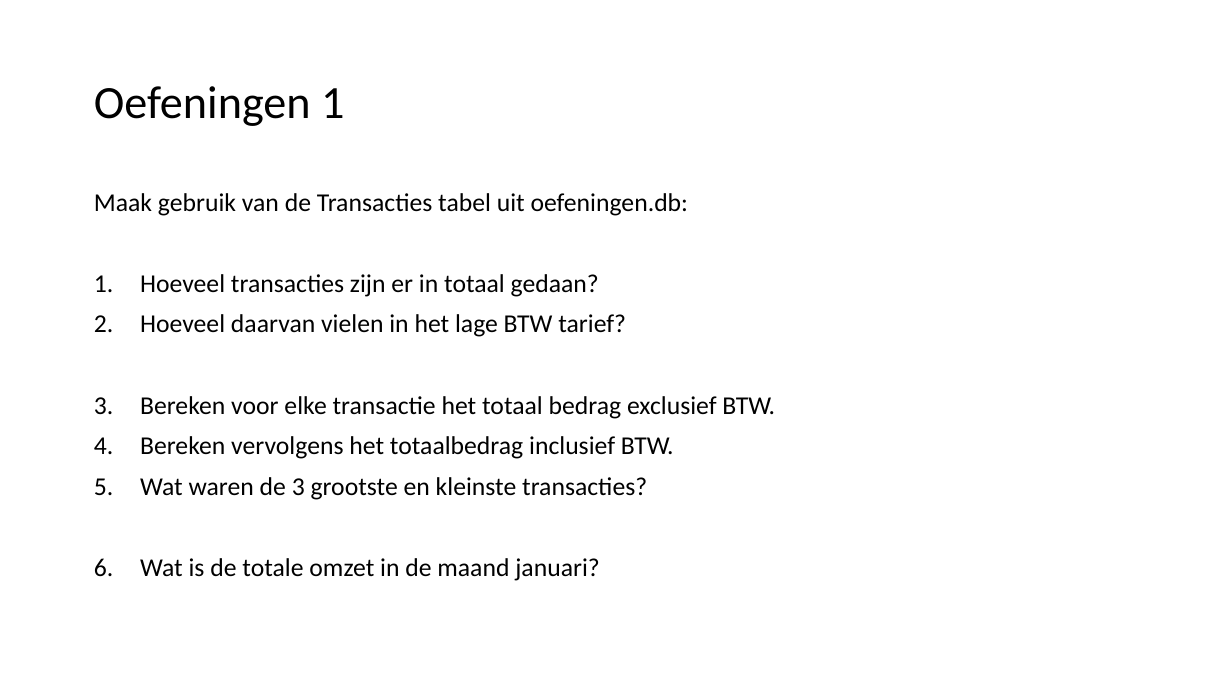
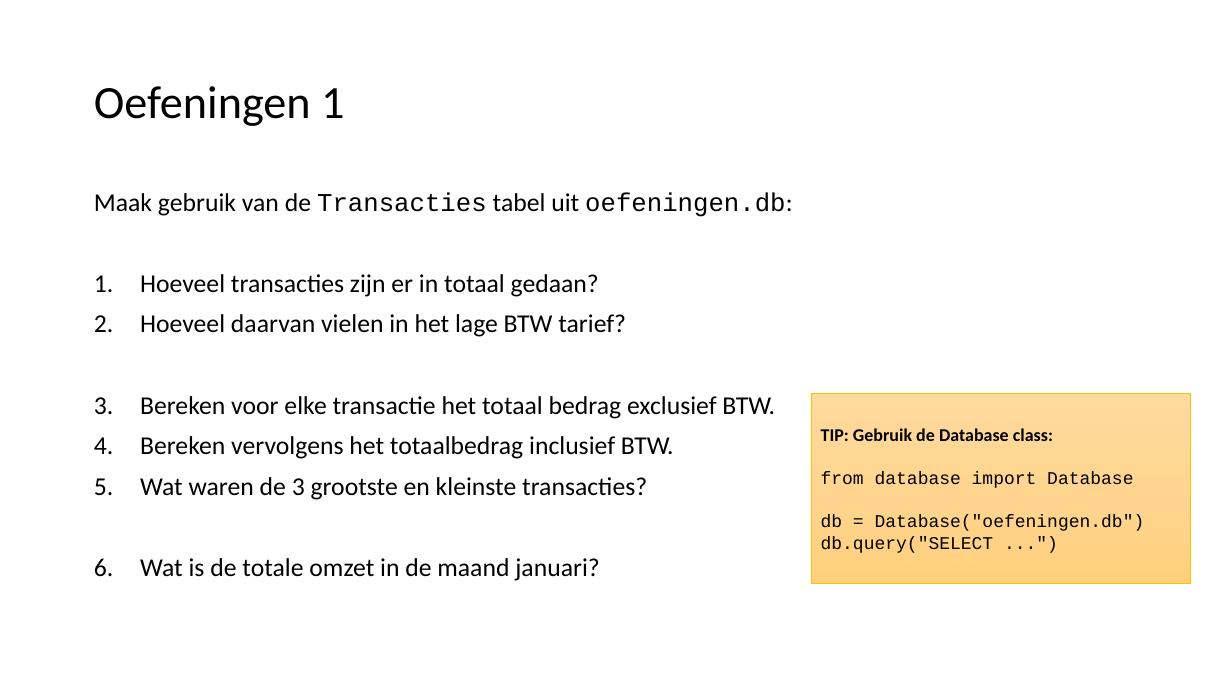
Before and after one commit to LFKoning/knowledge-sharing, a slide deck: slide 23 of sql/sql_introductie.pptx (slide 22 before the commit). Drawn at 1232x693 pixels with LibreOffice and Linux fonts; fonts in the diff are those of the drawing. Boxes give left, top, right and bottom in pixels: in the first picture for what was removed or moved away, otherwise in the second. Text is boxed around its words. In the diff, an @@ line names an element or a change of style, - is before the commit and + after.

```diff
--- a/sql/sql_introductie.pptx
+++ b/sql/sql_introductie.pptx
@@ text at [94, 192, 792, 217]: font Calibri to Courier New in "Transacties oefeningen.db:" @@
@@ rectangle added at [811, 394, 1190, 583], fill gradient #FFDB9E to #FFD590 to #FFD07C, outline #FFC000 0.5 pt, 14 pt, text #000000 @@
+TIP: Gebruik de Database class:
+from database import Database
+db = Database("oefeningen.db")
+db.query("SELECT ...")
```
Also in this commit, not shown: 1 slide added, 1 other file.
